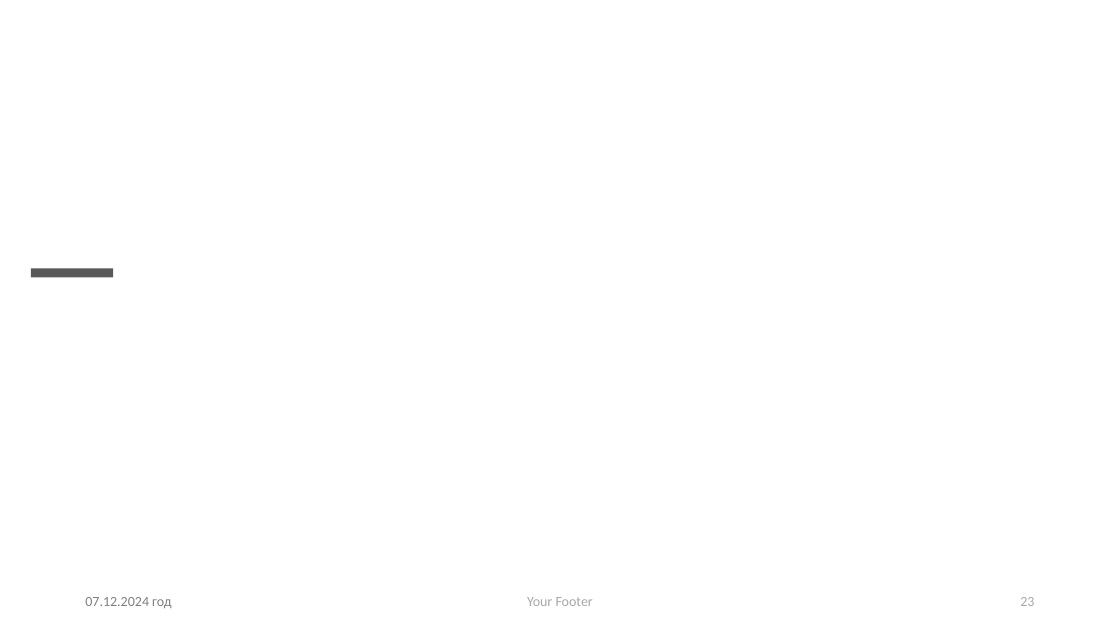
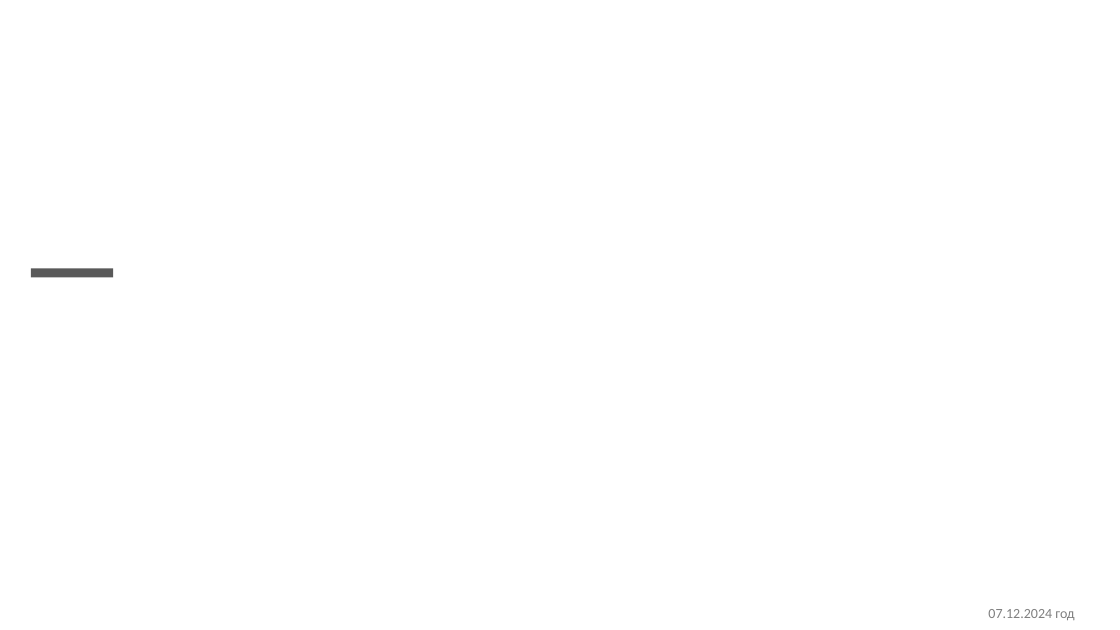
Before and after one commit to Evgeny-1981/DiplomWork, a slide deck: slide 23 of Презентация.odp. Drawn at 1120x630 pixels with LibreOffice and Linux fonts; fonts in the diff are those of the drawing; background and template pictures are left out. Boxes give left, top, right and bottom in pixels: in the first picture for what was removed or moved away, otherwise in the second. Text is boxed around its words. In the diff, an @@ line names an element or a change of style, - is before the commit and + after.

```diff
--- a/Презентация.odp
+++ b/Презентация.odp
@@ text removed at (527, 597, 593, 606) @@
-Your Footer
@@ text "07.12.2024 год": place and size @@
-text "07.12.2024 год" at (85, 597, 171, 608)
+text "07.12.2024 год" at (988, 609, 1074, 620)
@@ page number removed at (1020, 597, 1034, 606) @@
-23
```
Also in this commit, not shown: 22 other slides changed, 4 other files.
